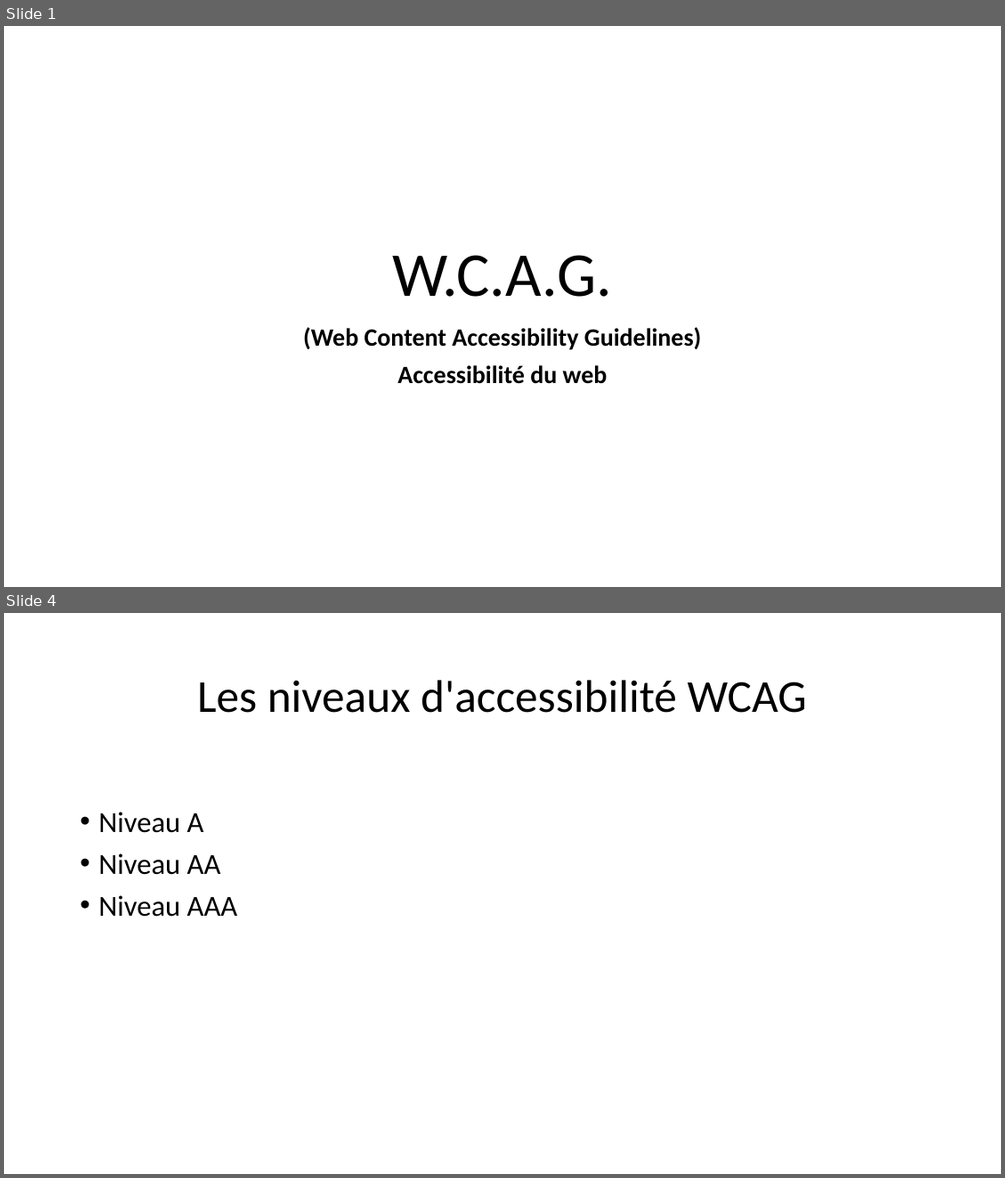
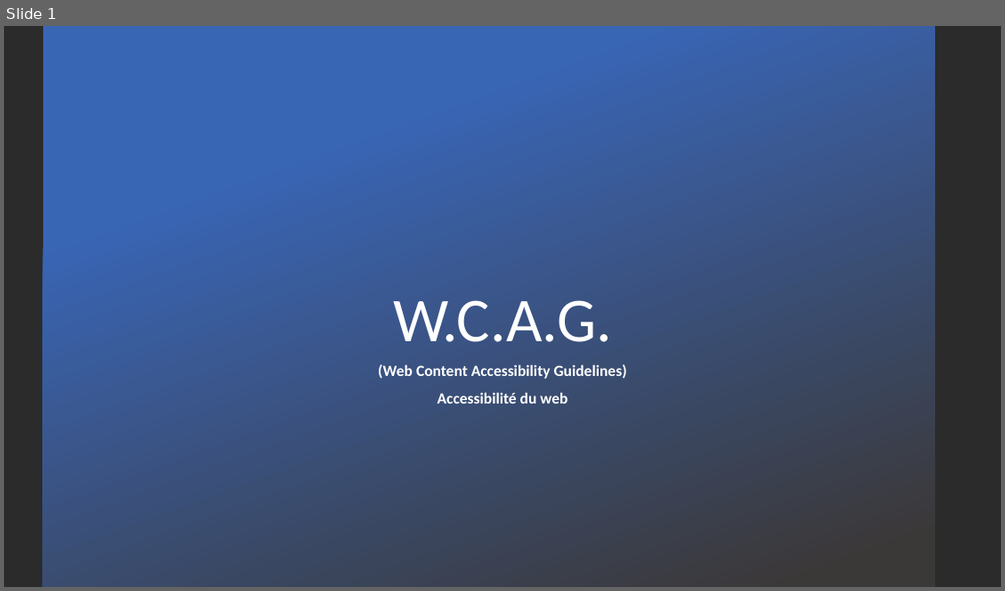
Before and after one commit to zacouse/GestionStages, a slide deck: PrésentationDéfi/WACG.pptx. Shown one above the other, each under a label of ours: slides 1 and 4 before the commit, slide 1 after it; the slides between them are not shown. The pictures are 1005x1178 and 1005x591 pixels, drawn with LibreOffice and Linux fonts; fonts in the diff are those of the drawing; background and template pictures are left out; a plain dark background stands for a picture behind light text. Boxes give left, top, right and bottom in pixels: in the first picture for what was removed or moved away, otherwise in the second. Text is boxed around its words. In the diff, an @@ line names an element or a change of style, - is before the commit and + after.

Commit message:
Final WCAG powerpoint

```diff
--- a/PrésentationDéfi/WACG.pptx
+++ b/PrésentationDéfi/WACG.pptx
@@ slide 4 removed at [4, 613, 1001, 1174], background #FFFFFF @@
@@ title removed at [197, 680, 807, 713] @@
-Les niveaux d'accessibilité WCAG
@@ text removed at [98, 811, 238, 916] @@
-• Niveau A
-• Niveau AA
-• Niveau AAA
@@ slide 1 changed as well @@
@@ background #FFFFFF to picture (left out) @@
@@ rectangle added at [43, 26, 935, 587], fill gradient #3965B5 to #3B3838 @@
@@ title "W.C.A.G.": place and size @@
-title "W.C.A.G." at [393, 255, 612, 297]
+title "W.C.A.G." at [393, 300, 612, 342]
@@ title "W.C.A.G." at [393, 300, 612, 342]: text colour #000000 to #FFFFFF @@
@@ subtitle "(Web Content Accessibility Guidelines)": place and size @@
-subtitle "(Web Content Accessibility Guidelines)" at [303, 327, 702, 384]
+subtitle "(Web Content Accessibility Guidelines)" at [378, 364, 627, 403]
@@ subtitle "(Web Content Accessibility Guidelines)" at [378, 364, 627, 403]: size 24 to 15 pt, text colour #000000 to #FFFFFF @@
```
Also in this commit, not shown: 9 slides added, 4 other slides removed.
